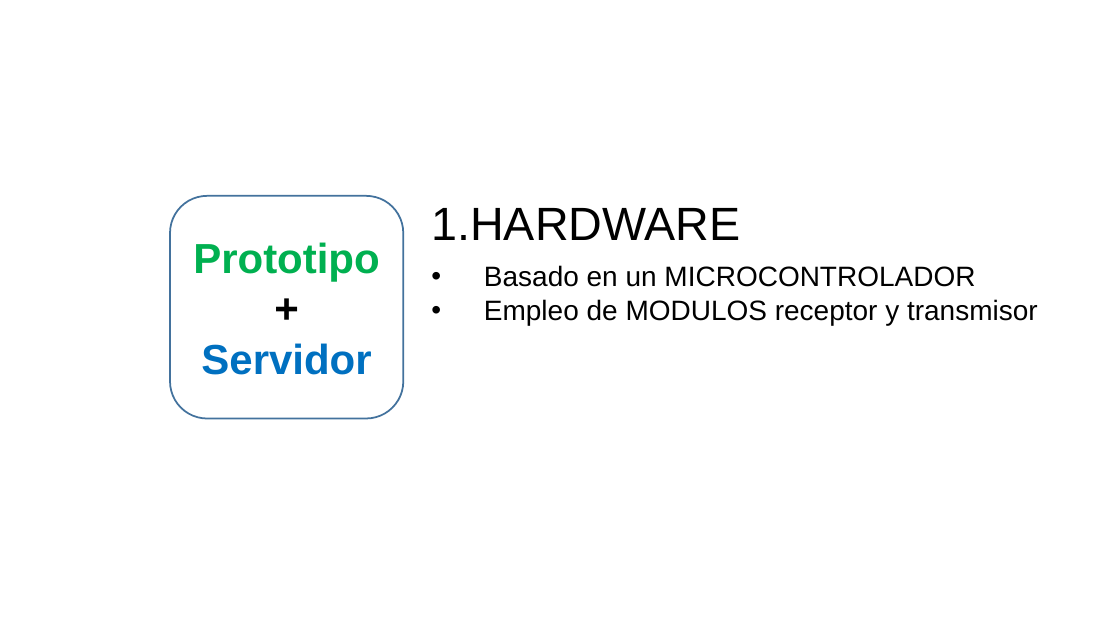
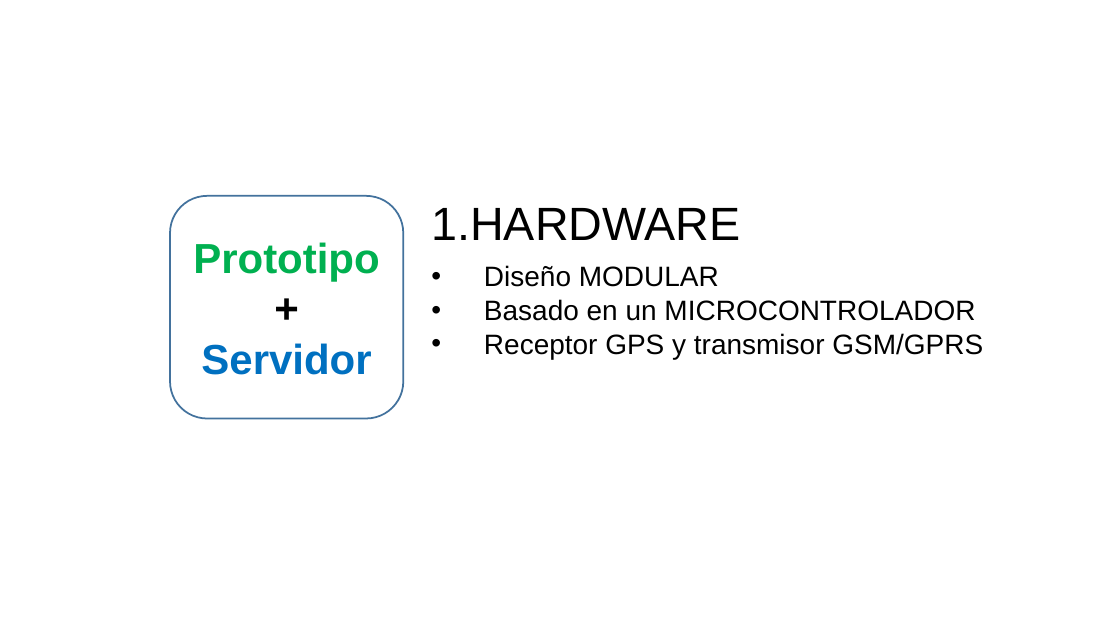
Before and after one commit to aludena18/Tesis, a slide deck: slide 14 of Telelocalización y Captura de Imágenes.pptx (slide 12 before the commit). Drawn at 1120x630 pixels with LibreOffice and Linux fonts; fonts in the diff are those of the drawing. Boxes give left, top, right and bottom in pixels: in the first picture for what was removed or moved away, otherwise in the second. Text is boxed around its words. In the diff, an @@ line names an element or a change of style, - is before the commit and + after.

```diff
--- a/Telelocalización y Captura de Imágenes.pptx
+++ b/Telelocalización y Captura de Imágenes.pptx
@@ text at bbox=[484, 265, 719, 287]: paragraph added @@
+• Diseño MODULAR
@@ text at bbox=[484, 333, 983, 359]: text changed @@
-• Empleo de MODULOS receptor y transmisor
+• Receptor GPS y transmisor GSM/GPRS
```
Also in this commit, not shown: 3 other slides changed, 3 slides added, 1 other file.
